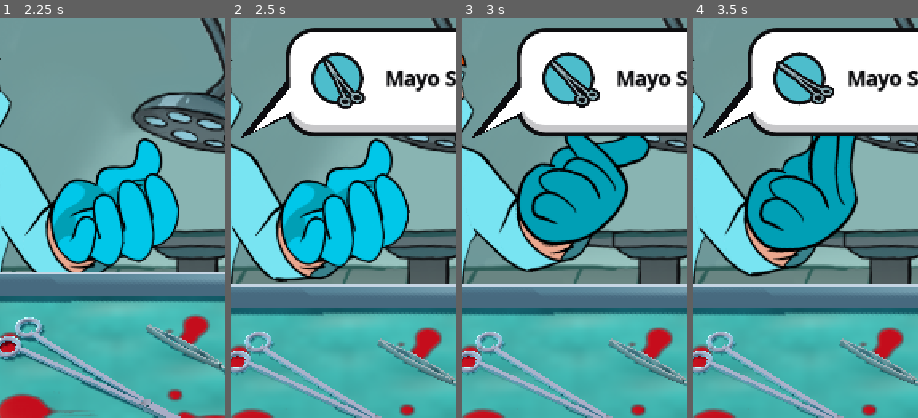
Above: before the commit, frames 1-4 (left to right).
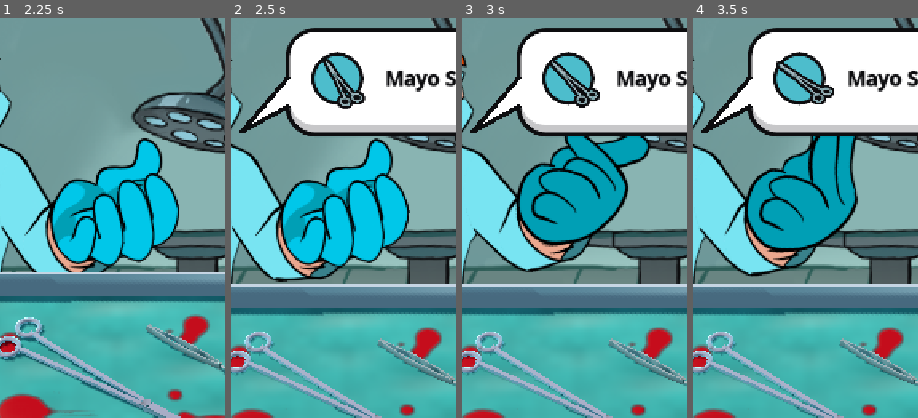
Above: after the commit, the same moments.

Repository: optimisticlucio/untitled-game-jam-game
Game: Godot game, scene res://ui/main_menu.tscn
Same seed, same stepped clock (60 frames per second), same inputs: the game is played once before the commit and once after it.
Inputs (mouse positions are % of the whole screen's width and height, from its top left):
- Up to frame 1 (2.25 s): click "Play" at 0.5 s; click (50, 17) at 1.27 s; tap Enter at 2 s; move the mouse to (72, 45) at 2.02 s; click (72, 45) at 2.17 s
- Up to frame 2 (2.5 s): no input
- Up to frame 3 (3 s): drag from (30, 55) to (45, 70) at 2.77 s
- Up to frame 4 (3.5 s): no input
The pictures show only the part of the screen within x 24-74%, y 0-50%; the shares and areas given below are measured in that part.

Frame 1 is identical in both runs. In frame 2, 1.1% of the frame differs, in the area x 3-28%, y 14-30%; in frame 3, 1.1%; in frame 4, 1.1%.

Commit message:
Request bubble: the tail is one piece with the bubble at any height
The tail was two fixed triangles drawn for the tall bubble (with the tool's
picture); on the short one (name only) its base landed on the rounded
corners, so it read as separate black and white strips. Now it's drawn over
the bubble and shaped to it each time: two black lines (the bubble's border
width) that start on the bubble's outline on its left side, above the grey
bottom edge, and meet at the tip, with white between them that covers the
outline there. The bubble's bottom edge stays whole.

Co-Authored-By: Claude Opus 5.5 <noreply@anthropic.com>

Diff:
--- a/levels/level.gd
+++ b/levels/level.gd
@@ -147,10 +147,40 @@
 	if _requested == &"":
 		return
 	_request.offset_bottom = _request.offset_top + _request.get_combined_minimum_size().y
-	# The tail leaves the bubble's left edge near the bottom, towards the doctor.
-	_bubble_tail.position.y = _request.size.y
+	_shape_tail()
 	_request.modulate.a = 1.0
 	$Sounds/Request.play()
+
+
+## The bubble's tail, fitted to the bubble's height (short with the name only, tall with the tool's
+## picture). It's drawn over the bubble: two black lines that start on the bubble's outline (on its
+## left side, above the grey bottom edge) and meet at the tip, towards the doctor, with white
+## between them that covers the outline there and runs a little into the bubble's white.
+func _shape_tail() -> void:
+	var style := _request.get_theme_stylebox(&"panel") as StyleBoxFlat
+	var border := float(style.border_width_left) if style else 7.0
+	var corner := float(style.corner_radius_top_left) if style else 46.0
+	var h := _request.size.y
+	var mouth_bottom := h - corner - 2.0
+	var mouth_top := maxf(mouth_bottom - 46.0, border * 3.0)
+	var top := Vector2(_outline_x(mouth_top, h, corner, border), mouth_top)
+	var bottom := Vector2(_outline_x(mouth_bottom, h, corner, border), mouth_bottom)
+	var tip := Vector2(-70.0, minf(h + 4.0, mouth_bottom + 40.0))
+	var inside := Vector2(border + 4.0, 0.0)
+	(_bubble_tail.get_node(^"Fill") as Polygon2D).polygon = PackedVector2Array([top, tip, bottom, bottom + inside, top + inside])
+	var outline := _bubble_tail.get_node(^"Outline") as Line2D
+	outline.width = border
+	outline.points = PackedVector2Array([top, tip, bottom])
+
+
+## x of the middle of the bubble's outline on its left side, at height y (it curves at the corners).
+func _outline_x(y: float, h: float, corner: float, border: float) -> float:
+	var r := corner - border / 2.0
+	if y < corner:
+		return corner - sqrt(maxf(r * r - (corner - y) * (corner - y), 0.0))
+	if y > h - corner:
+		return corner - sqrt(maxf(r * r - (y - h + corner) * (y - h + corner), 0.0))
+	return border / 2.0
 
 
 func _finish_tray() -> void:
--- a/levels/level.tscn
+++ b/levels/level.tscn
@@ -183,15 +183,17 @@
 
 [node name="Tail" type="Node2D" parent="UI/Request"]
 unique_name_in_owner = true
-position = Vector2(0, 196)
-
-[node name="Outline" type="Polygon2D" parent="UI/Request/Tail"]
-color = Color(0.05, 0.05, 0.06, 1)
-polygon = PackedVector2Array(8, -98, -74, 4, 8, -34)
+z_index = 1
 
 [node name="Fill" type="Polygon2D" parent="UI/Request/Tail"]
 color = Color(1, 1, 1, 1)
-polygon = PackedVector2Array(16, -88, -54, -6, 16, -44)
+
+[node name="Outline" type="Line2D" parent="UI/Request/Tail"]
+width = 7.0
+default_color = Color(0.05, 0.05, 0.06, 1)
+joint_mode = 2
+begin_cap_mode = 2
+end_cap_mode = 2
 
 [node name="Inner" type="PanelContainer" parent="UI/Request"]
 layout_mode = 2
